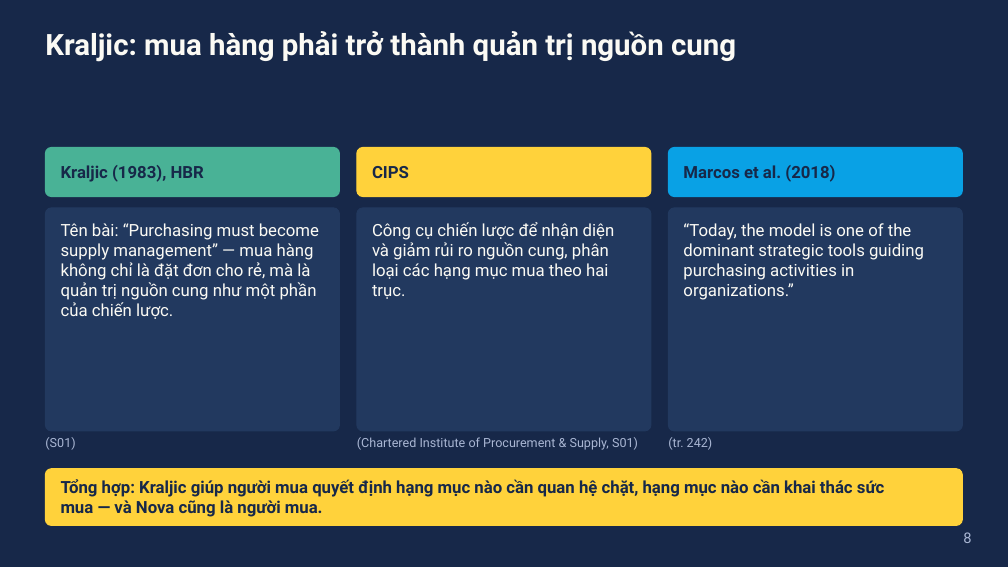
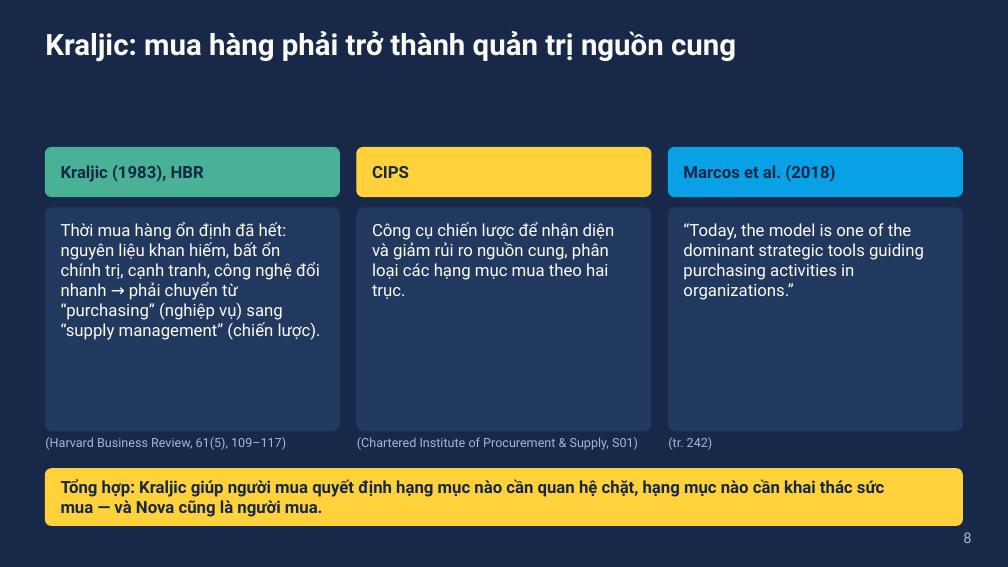
Before and after one commit to dnbaoquyen/teaching-skills, a slide deck: slide 8 of courses/EVM1110E/slides/W07_slides_Roboto.pptx. Drawn at 1008x567 pixels with LibreOffice and Linux fonts; fonts in the diff are those of the drawing. Boxes give left, top, right and bottom in pixels: in the first picture for what was removed or moved away, otherwise in the second. Text is boxed around its words. In the diff, an @@ line names an element or a change of style, - is before the commit and + after.

```diff
--- a/courses/EVM1110E/slides/W07_slides_Roboto.pptx
+++ b/courses/EVM1110E/slides/W07_slides_Roboto.pptx
@@ text at (61, 222, 321, 340): text changed @@
-Tên bài: “Purchasing must become supply management” — mua hàng không chỉ là đặt đơn cho rẻ, mà là quản trị nguồn cung như một phần của chiến lược.
+Thời mua hàng ổn định đã hết: nguyên liệu khan hiếm, bất ổn chính trị, cạnh tranh, công nghệ đổi nhanh → phải chuyển từ “purchasing” (nghiệp vụ) sang “supply management” (chiến lược).
@@ text at (45, 437, 286, 450): text changed @@
-(S01)
+(Harvard Business Review, 61(5), 109–117)
```
Also in this commit, not shown: 2 other slides changed, 3 slides added, 3 other files.
